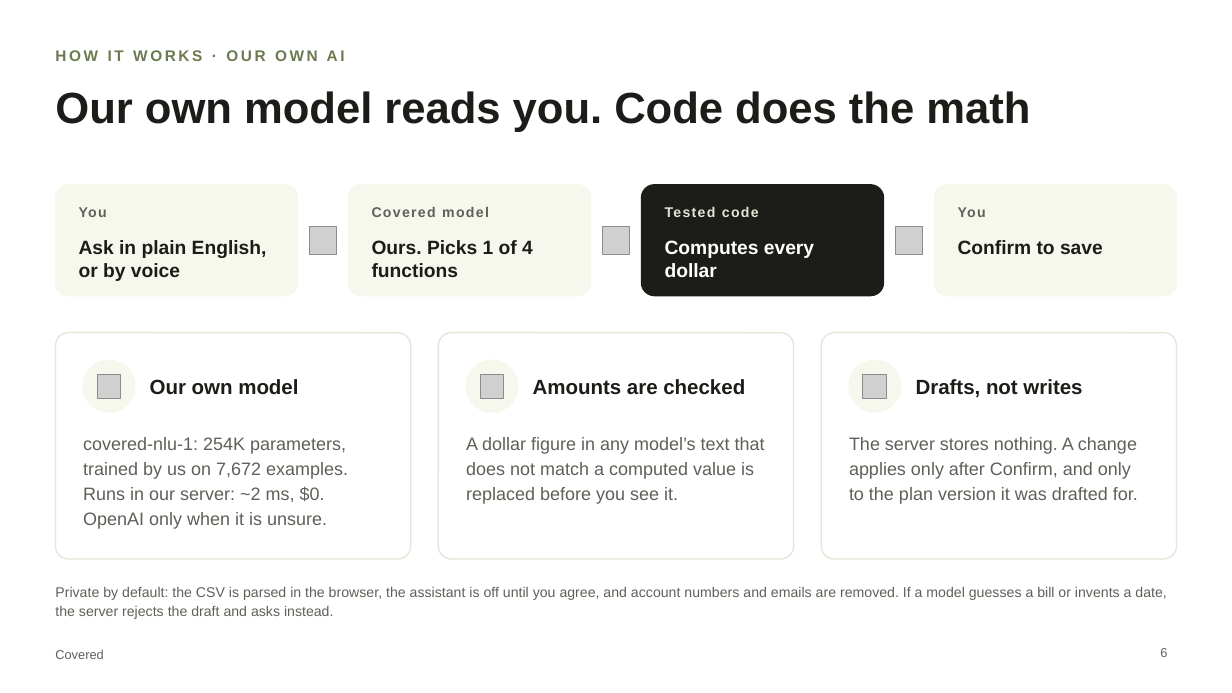
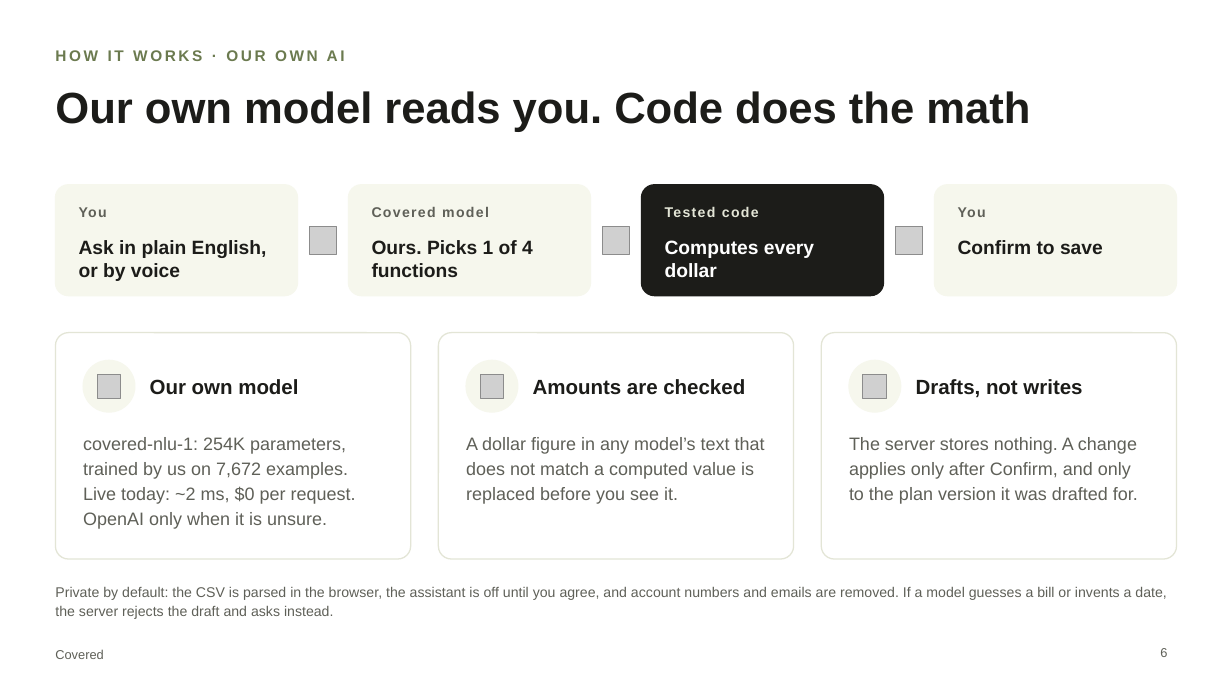
Before and after one commit to chinusoid/FractureTeam, a slide deck: slide 6 of pitch/covered-pitch.pptx. Drawn at 1232x693 pixels with LibreOffice and Linux fonts; fonts in the diff are those of the drawing; grey boxes stand for pictures. Boxes give left, top, right and bottom in pixels: in the first picture for what was removed or moved away, otherwise in the second. Text is boxed around its words. In the diff, an @@ line names an element or a change of style, - is before the commit and + after.

```diff
--- a/pitch/covered-pitch.pptx
+++ b/pitch/covered-pitch.pptx
@@ text at [83,437,356,529]: text changed @@
-covered-nlu-1: 254K parameters, trained by us on 7,672 examples. Runs in our server: ~2 ms, $0. OpenAI only when it is unsure.
+covered-nlu-1: 254K parameters, trained by us on 7,672 examples. Live today: ~2 ms, $0 per request. OpenAI only when it is unsure.
```
Also in this commit, not shown: 3 other slides changed, 6 other files.
